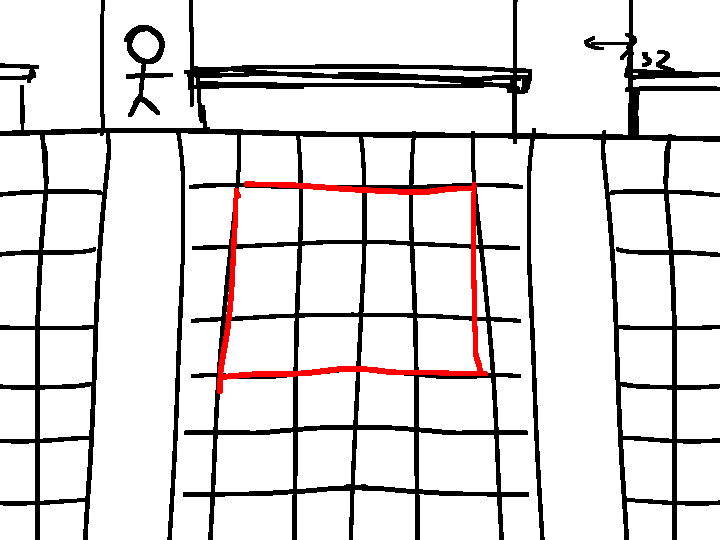
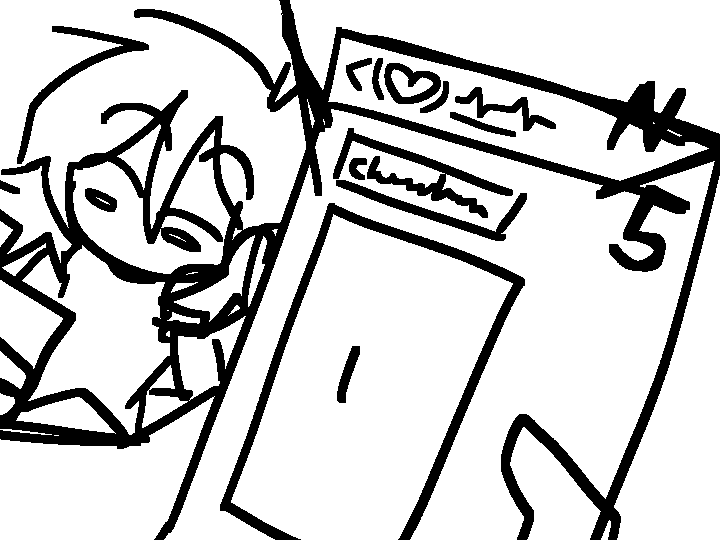
The second 720 x 540 image is a revision of the first. Changes to its layers:
added layer "Paint Layer 18" above "tiles" over [0,0,720,540]
hid group "tiles" (1 layers) over [0,0,720,540]
painted on "Paint Layer 17" over [0,0,720,540]
